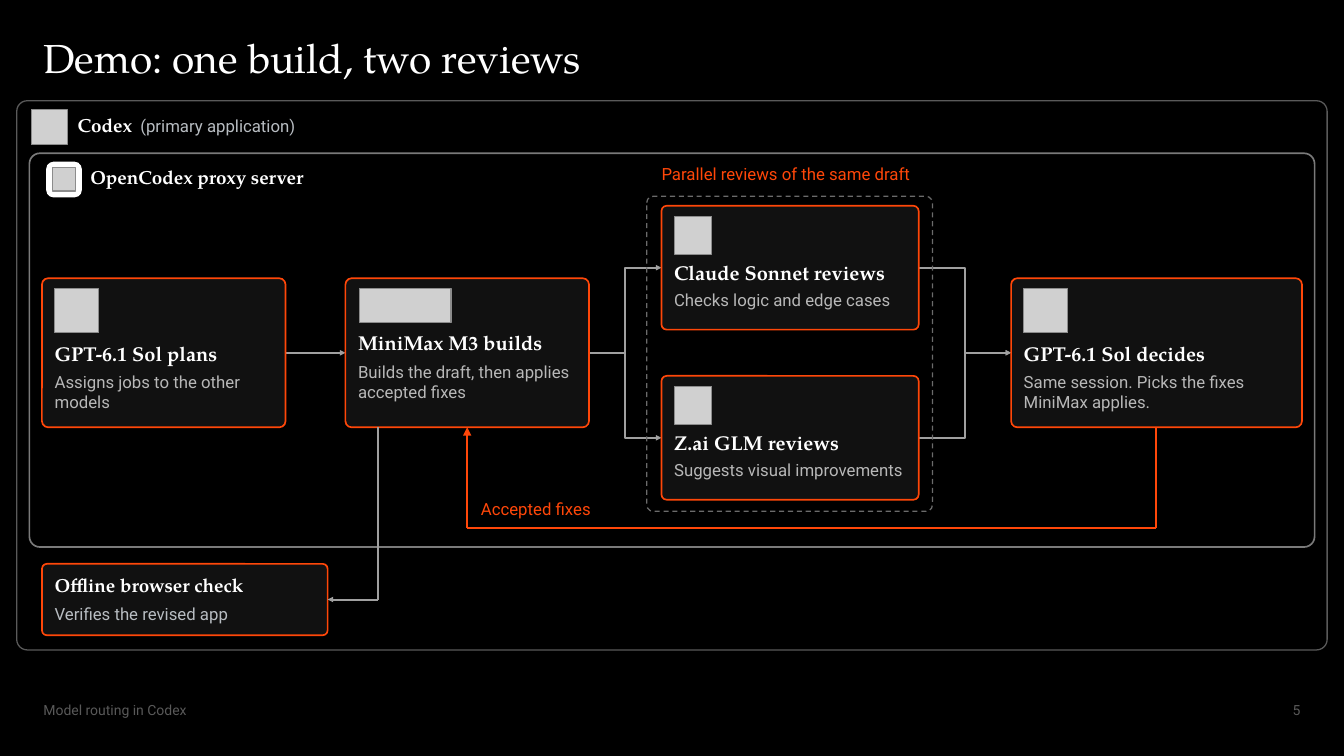
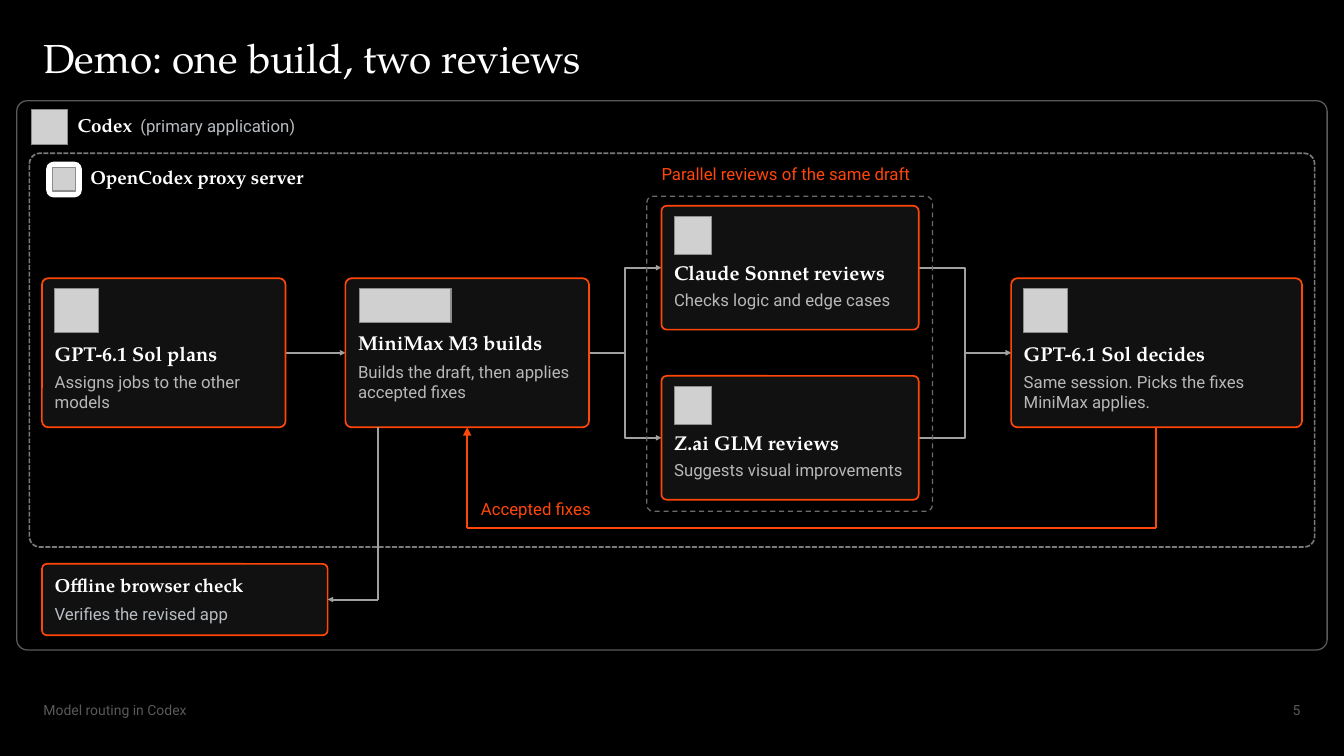
Before and after one commit to Max-FM/RDP-Train-the-Trainer-Workshop-2026, a slide deck: slide 5 of presentation/model-routing.pptx. Drawn at 1344x756 pixels with LibreOffice and Linux fonts; fonts in the diff are those of the drawing; grey boxes stand for pictures. Boxes give left, top, right and bottom in pixels: in the first picture for what was removed or moved away, otherwise in the second. Text is boxed around its words. In the diff, an @@ line names an element or a change of style, - is before the commit and + after.

```diff
--- a/presentation/model-routing.pptx
+++ b/presentation/model-routing.pptx
@@ rounded rectangle at (29, 153, 1315, 547): outline #7A7A7A 1.2 pt to #7A7A7A 1.2 pt dashed @@
```
Also in this commit, not shown: 1 other slide changed.
